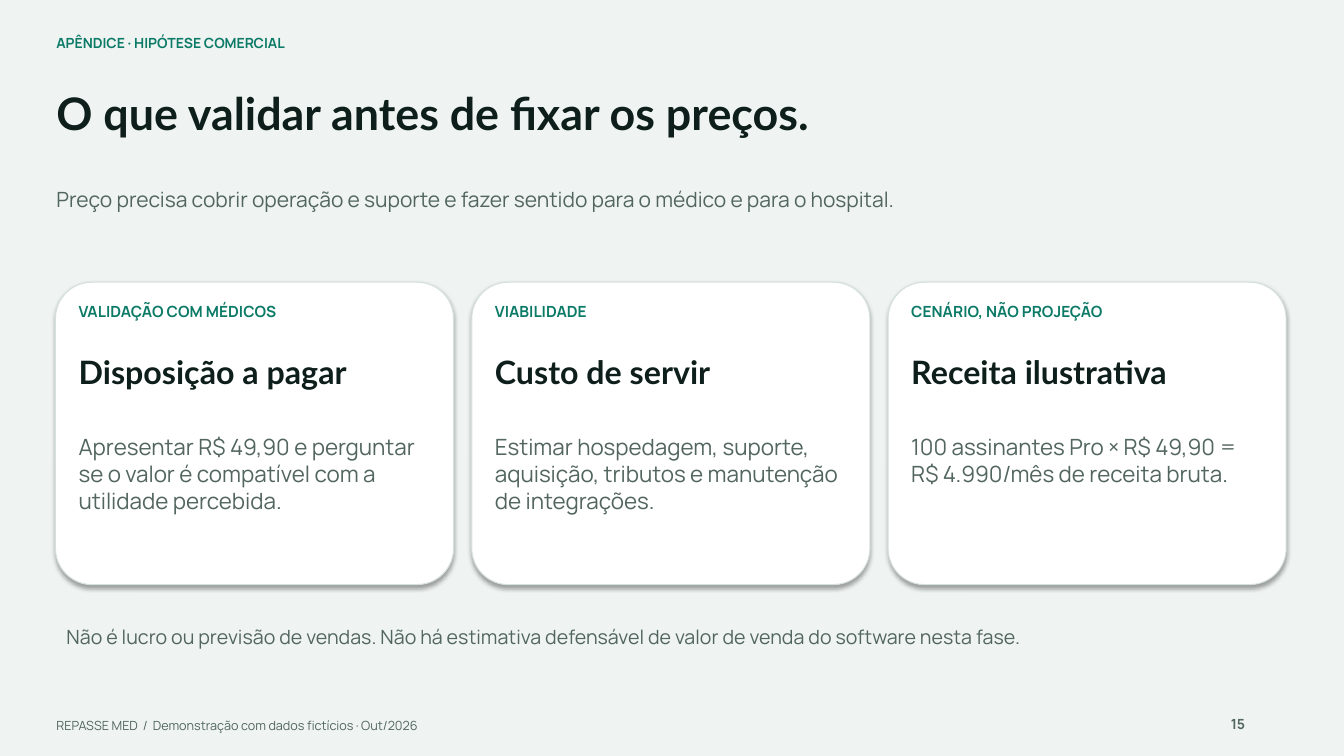
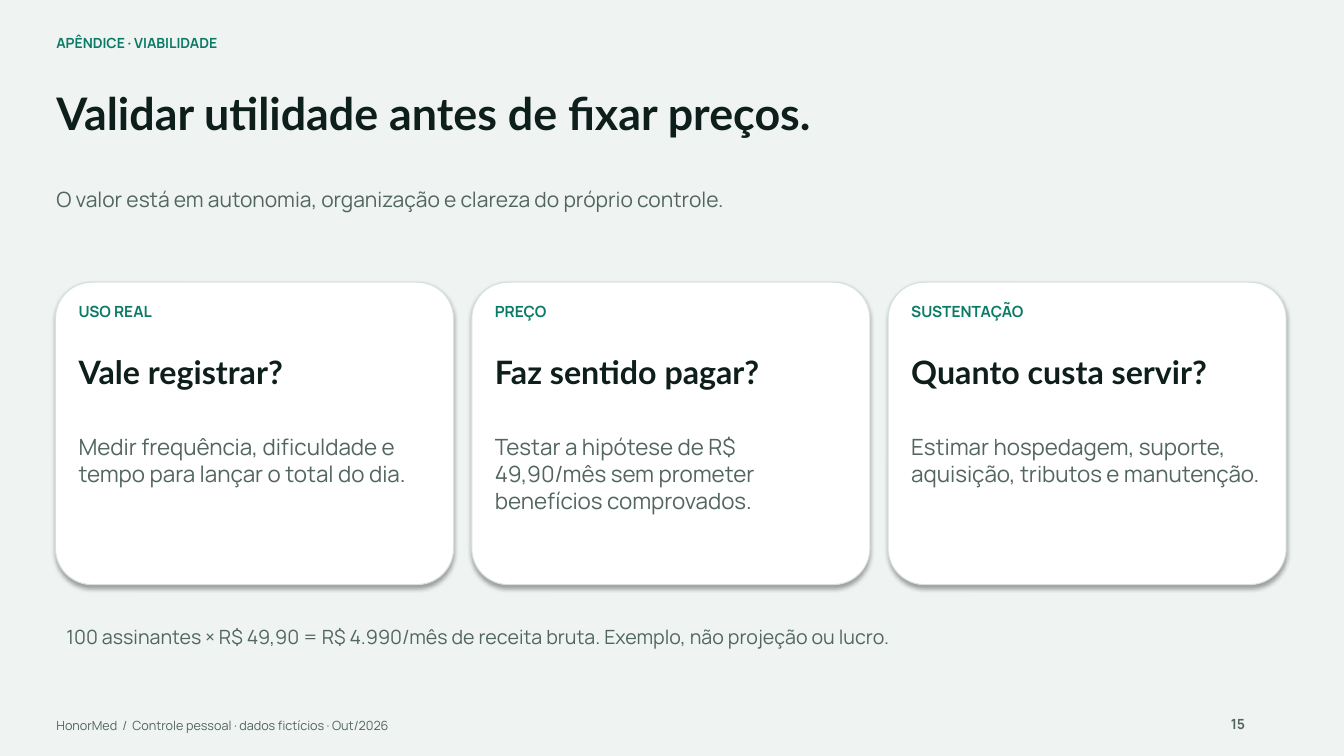
Before and after one commit to Gor0d/HonorMed, a slide deck: slide 15 of docs/apresentacao/Repasse_MED_Apresentacao_Medicos.pptx. Drawn at 1344x756 pixels with LibreOffice and Linux fonts; fonts in the diff are those of the drawing. Boxes give left, top, right and bottom in pixels: in the first picture for what was removed or moved away, otherwise in the second. Text is boxed around its words. In the diff, an @@ line names an element or a change of style, - is before the commit and + after.

```diff
--- a/docs/apresentacao/Repasse_MED_Apresentacao_Medicos.pptx
+++ b/docs/apresentacao/Repasse_MED_Apresentacao_Medicos.pptx
@@ text at <box>56,34,217,48</box>: text changed @@
-APÊNDICE · HIPÓTESE COMERCIAL
+APÊNDICE · VIABILIDADE
@@ text at <box>56,96,811,138</box>: text changed @@
-O que validar antes de fixar os preços.
+Validar utilidade antes de fixar preços.
@@ text at <box>56,190,723,213</box>: text changed @@
-Preço precisa cobrir operação e suporte e fazer sentido para o médico e para o hospital.
+O valor está em autonomia, organização e clareza do próprio controle.
@@ text at <box>79,305,152,318</box>: text changed @@
-VALIDAÇÃO COM MÉDICOS
+USO REAL
@@ text at <box>495,305,547,321</box>: text changed @@
-VIABILIDADE
+PREÇO
@@ text at <box>911,303,1023,321</box>: text changed @@
-CENÁRIO, NÃO PROJEÇÃO
+SUSTENTAÇÃO
@@ text at <box>79,360,283,390</box>: text changed @@
-Disposição a pagar
+Vale registrar?
@@ text at <box>495,360,760,390</box>: text changed @@
-Custo de servir
+Faz sentido pagar?
@@ text at <box>911,360,1207,389</box>: text changed @@
-Receita ilustrativa
+Quanto custa servir?
@@ text at <box>79,438,406,488</box>: text changed @@
-Apresentar R$ 49,90 e perguntar se o valor é compatível com a utilidade percebida.
+Medir frequência, dificuldade e tempo para lançar o total do dia.
@@ text at <box>495,436,755,515</box>: text changed @@
-Estimar hospedagem, suporte, aquisição, tributos e manutenção de integrações.
+Testar a hipótese de R$ 49,90/mês sem prometer benefícios comprovados.
@@ text at <box>911,439,1259,488</box>: text changed @@
-100 assinantes Pro × R$ 49,90 = R$ 4.990/mês de receita bruta.
+Estimar hospedagem, suporte, aquisição, tributos e manutenção.
@@ text at <box>66,628,889,649</box>: text changed @@
-Não é lucro ou previsão de vendas. Não há estimativa defensável de valor de venda do software nesta fase.
+100 assinantes × R$ 49,90 = R$ 4.990/mês de receita bruta. Exemplo, não projeção ou lucro.
@@ text at <box>56,720,388,733</box>: text changed @@
-REPASSE MED / Demonstração com dados fictícios · Out/2026
+HonorMed / Controle pessoal · dados fictícios · Out/2026
```
Also in this commit, not shown: 9 other slides changed, 6 slides added, 6 slides removed, 18 other files.
